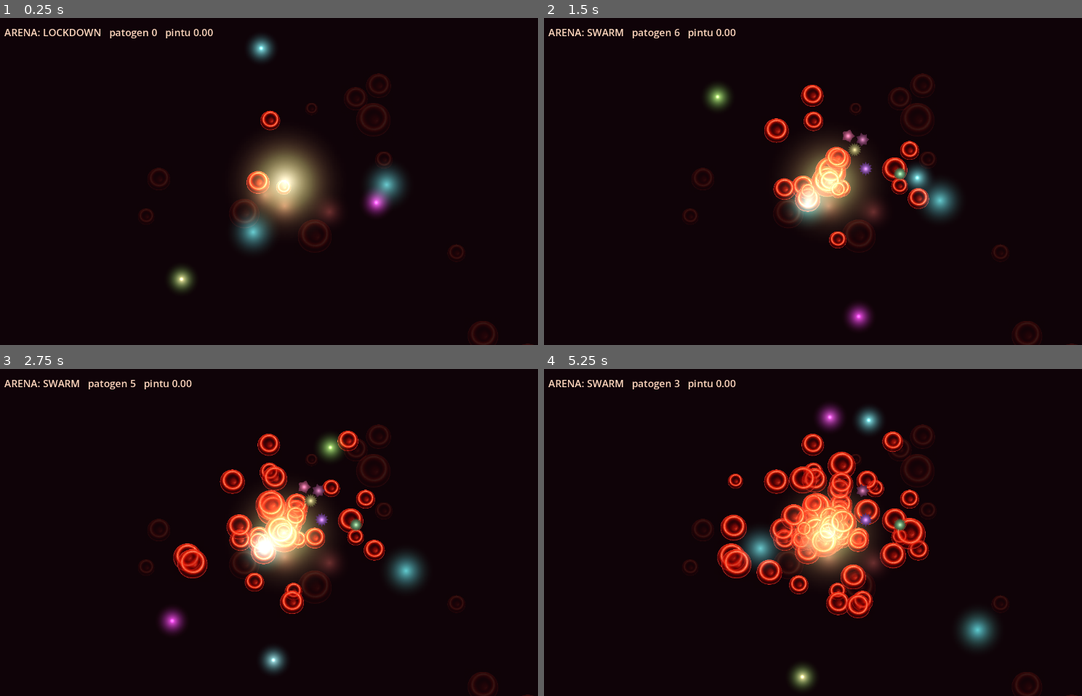
Above: before the commit, frames 1-4 (two rows, left to right).
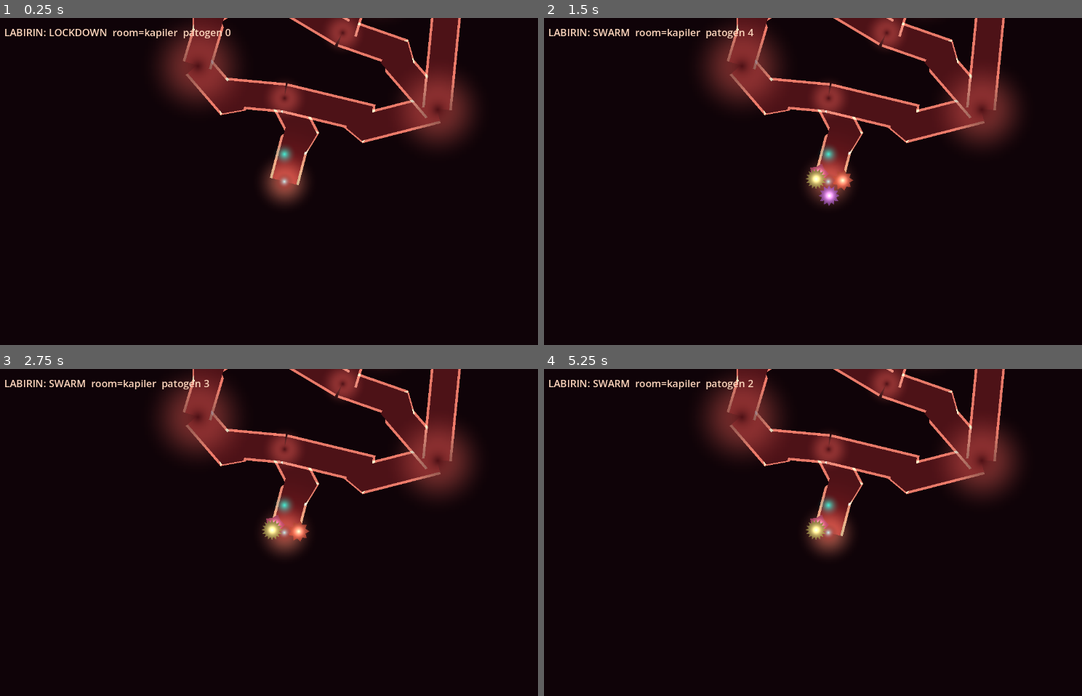
Above: after the commit, the same moments.

Repository: zamadye/Imunverse
Game: Godot game, scene res://arena.tscn
Two runs of this game, one before a commit and one after it. Both use one fixed random seed, a clock stepped at 60 frames per second and the inputs below.
Inputs:
- Up to frame 1 (0.25 s): no input
- Up to frame 2 (1.5 s): no input
- Up to frame 3 (2.75 s): no input
- Up to frame 4 (5.25 s): no input

The runs differ from the first frame. In frame 1, 20% of the frame differs, in the area x 0-99%, y 0-100%; in frame 2, 20%; in frame 3, 22%; in frame 4, 24%.
Error before the commit: Invalid assignment of property or key 'normal_map' with value of type 'ImageTexture' on a base object of type 'CanvasTexture'. (res://arena.gd:74)

Commit message:
PARITY GODOT LABIRIN (increment a): lab_data.gd generated satu sumber, labyrinth_sim.gd (SDF+state per-room+segel parity JS), guard check-7 (kontinuitas route, koridor tertutup, segel menahan, junction aman), arena.gd MODE LAB slice visual (koridor Line2D ber-rim, chamber, segel, patogen berduri, traversal route, kamera follow); snapshot slice regenerasi
Co-authored-by: arena-agent <297053741+arena-agent@users.noreply.github.com>

Diff:
--- a/godot/arena/arena.gd
+++ b/godot/arena/arena.gd
@@ -32,6 +32,14 @@
 		"stretch": [1.5, 0.6, 1.0],
 		"pillars": [{"a": 1.57, "d": 0.20, "len": 380, "wid": 100, "bend": 0.3}],
 	}
+	# MODE LAB (parity labirin lumen JS, increment a): slice visual labirin
+	if LAB_MODE:
+		glow_tex = _radial_texture()
+		_lab_build()
+		_build_post()
+		_lab_camera()
+		_build_label()
+		return
 	sim = SimScript.new(640.0, 5, 74.0, 10.0, shape)
 	glow_tex = _radial_texture()
 	_build_parallax()
@@ -228,7 +236,165 @@
 	cl.add_child(state_label)
 	add_child(cl)
 
+# ================= MODE LAB: parity labirin lumen (JS) =================
+const LAB_MODE := true
+const LabData = preload("res://lab_data.gd")
+const LabSim = preload("res://labyrinth_sim.gd")
+
+var ls: RefCounted = null
+var lab_root: Node2D = null
+var lab_cam: Camera2D = null
+var lab_player: Node2D = null
+var lab_light: PointLight2D = null
+var lab_enemies: Array = []
+var lab_seals: Array = []
+var lab_route_i := 0
+var lab_eat_t := 0.0
+var lab_wait := 0.0
+
+func _lab_build() -> void:
+	ls = LabSim.new()
+	lab_root = Node2D.new()
+	add_child(lab_root)
+	# koridor: rim menyala di belakang lumen gelap (edge glow)
+	for e in LabData.EDGES:
+		var pts: Array = e.pts
+		var rim := Line2D.new()
+		rim.points = pts
+		rim.width = float(e.w) * 2.0 + 14.0
+		rim.default_color = Color(1.0, 0.55, 0.45, 0.85)
+		var m1 := CanvasItemMaterial.new()
+		m1.blend_mode = CanvasItemMaterial.BLEND_MODE_ADD
+		rim.material = m1
+		lab_root.add_child(rim)
+		var lum := Line2D.new()
+		lum.points = pts
+		lum.width = float(e.w) * 2.0
+		lum.default_color = Color(0.30, 0.07, 0.09, 1.0)
+		lab_root.add_child(lum)
+	# chamber: rim + isi gelap
+	for n in LabData.NODES:
+		var rimS := Sprite2D.new()
+		rimS.texture = glow_tex
+		rimS.modulate = Color(1.0, 0.5, 0.42, 0.9)
+		var sc1: float = (float(n.r) + 9.0) * 2.0 / 64.0
+		rimS.scale = Vector2(sc1, sc1)
+		rimS.position = Vector2(n.x, n.y)
+		var m2 := CanvasItemMaterial.new()
+		m2.blend_mode = CanvasItemMaterial.BLEND_MODE_ADD
+		rimS.material = m2
+		lab_root.add_child(rimS)
+		var inS := Sprite2D.new()
+		inS.texture = glow_tex
+		inS.modulate = Color(0.30, 0.06, 0.08, 1.0)
+		var sc2: float = float(n.r) * 2.0 / 64.0
+		inS.scale = Vector2(sc2, sc2)
+		inS.position = Vector2(n.x, n.y)
+		lab_root.add_child(inS)
+	# pemain demo + cahaya
+	lab_player = Node2D.new()
+	var n0: Dictionary = ls.nodes[ls.route[0]]
+	lab_player.position = Vector2(n0.x, n0.y)
+	var pg := Sprite2D.new()
+	pg.texture = glow_tex
+	pg.modulate = Color(0.4, 1.0, 0.85, 1.0)
+	pg.scale = Vector2(0.6, 0.6)
+	lab_player.add_child(pg)
+	add_child(lab_player)
+	lab_light = PointLight2D.new()
+	lab_light.texture = glow_tex
+	lab_light.color = Color(1.0, 0.8, 0.55)
+	lab_light.energy = 1.1
+	lab_light.texture_scale = 6.0
+	add_child(lab_light)
+
+func _lab_camera() -> void:
+	lab_cam = Camera2D.new()
+	lab_cam.zoom = Vector2(0.8, 0.8)
+	add_child(lab_cam)
+	lab_cam.make_current()
+
+func _lab_spawn_enemies() -> void:
+	lab_enemies = []
+	var n: Dictionary = ls.active()
+	var quota: int = int(n.enemies)
+	for i in range(quota):
+		var h := Node2D.new()
+		var ok := false
+		for _try in range(16):
+			var a := randf_range(0, TAU)
+			var rr := randf_range(0.1, 0.62) * float(n.r)
+			var px: float = n.x + cos(a) * rr
+			var py: float = n.y + sin(a) * rr
+			if ls.sdf(px, py) < -16.0:
+				h.position = Vector2(px, py)
+				ok = true
+				break
+		if not ok:
+			h.position = Vector2(n.x, n.y)
+		var fi: int = i % FAM_SPIKES.size()
+		var spike := Polygon2D.new()
+		spike.polygon = _star_points(int(FAM_SPIKES[fi]), 20.0, 29.0)
+		spike.color = FAM_COL[fi].darkened(0.45)
+		h.add_child(spike)
+		_add_glow(h, FAM_COL[fi].lightened(0.3), 0.85)
+		add_child(h)
+		lab_enemies.append(h)
+
+func _lab_process(dt: float) -> void:
+	elapsed += dt
+	# gerak demo sepanjang route; tunggu room OPEN sebelum lanjut
+	var alive := 0
+	for e in lab_enemies:
+		if is_instance_valid(e) and e.visible:
+			alive += 1
+	ls.step(dt, alive)
+	if ls.state == "swarm" and lab_enemies.size() == 0:
+		_lab_spawn_enemies()
+		alive = lab_enemies.size()
+	if ls.state == "swarm":
+		lab_eat_t += dt
+		if lab_eat_t > 1.6:
+			lab_eat_t = 0.0
+			for e in lab_enemies:
+				if is_instance_valid(e) and e.visible:
+					e.visible = false
+					break
+	if ls.state != "swarm":
+		lab_enemies = []
+	# segel katup
+	for sl in lab_seals:
+		if is_instance_valid(sl):
+			sl.queue_free()
+	lab_seals = []
+	for sl in ls.seals():
+		var sp := Sprite2D.new()
+		sp.texture = glow_tex
+		sp.modulate = Color(0.2, 0.8, 0.75, 0.95)
+		sp.scale = Vector2(1.1, 1.1)
+		sp.position = Vector2(sl.x, sl.y)
+		add_child(sp)
+		lab_seals.append(sp)
+	# traversal route
+	var can_move: bool = ls.state == "open" or ls.active().junction
+	if can_move and lab_route_i < ls.route.size() - 1:
+		var tgt: Dictionary = ls.nodes[ls.route[lab_route_i + 1]]
+		var tv := Vector2(tgt.x, tgt.y)
+		var d := tv - lab_player.position
+		if d.length() < 10.0:
+			lab_route_i += 1
+			ls.enter_room(ls.route[lab_route_i])
+		else:
+			lab_player.position += d.normalized() * 90.0 * dt
+	lab_light.position = lab_player.position
+	if lab_cam:
+		lab_cam.position = lab_player.position
+	state_label.text = "LABIRIN: %s  room=%s  patogen %d" % [String(ls.state).to_upper(), String(ls.active_id), alive]
+
 func _process(dt: float) -> void:
+	if LAB_MODE:
+		_lab_process(dt)
+		return
 	elapsed += dt
 	var alive := 0
 	for e in enemies:
--- a/godot/arena/guard.gd
+++ b/godot/arena/guard.gd
@@ -99,5 +99,60 @@
 	if not star_ok:
 		fails += 1
 	probe.free()
+	# 7) PARITY LABIRIN: route kontinu, koridor tertutup, segel menahan, junction aman
+	var LS: Script = load("res://labyrinth_sim.gd")
+	var ls: RefCounted = LS.new()
+	var putus := 0
+	var samp := 0
+	for rid in ls.route:
+		var nd: Dictionary = ls.nodes[rid]
+		if ls.sdf(nd.x, nd.y, false) > -20.0:
+			putus += 1
+		samp += 1
+	for sg in ls.segs:
+		for tt in [0.3, 0.6]:
+			var sx: float = sg.x0 + (sg.x1 - sg.x0) * tt
+			var sy: float = sg.y0 + (sg.y1 - sg.y0) * tt
+			if ls.sdf(sx, sy, false) > -12.0:
+				putus += 1
+			samp += 1
+	print("GUARD PARITY LABIRIN: route+koridor kontinu tak putus (%d/%d sampel): %s" % [putus, samp, "OK" if putus == 0 else "FAIL"])
+	if putus != 0:
+		fails += 1
+	# koridor tertutup: dari tengah koridor, dinding <= 460 di 8 arah
+	var s0: Dictionary = ls.segs[2]
+	var mx: float = (s0.x0 + s0.x1) / 2.0
+	var my: float = (s0.y0 + s0.y1) / 2.0
+	var jauh := 0
+	for k in range(8):
+		var ak: float = float(k) * TAU / 8.0
+		var hit := 1e9
+		var rr := 10.0
+		while rr < 700.0:
+			if ls.sdf(mx + cos(ak) * rr, my + sin(ak) * rr) > 0.0:
+				hit = rr
+				break
+			rr += 10.0
+		if hit > 460.0:
+			jauh += 1
+	print("GUARD PARITY LABIRIN: koridor TERTUTUP (8 arah <= 460): %s (jauh=%d)" % ["OK" if jauh == 0 else "FAIL", jauh])
+	if jauh != 0:
+		fails += 1
+	# segel katup menahan saat lockdown (titik segel di luar lumen playable)
+	var sls: Array = ls.seals()
+	var seal_ok := sls.size() > 0
+	for sl in sls:
+		if ls.sdf(sl.x, sl.y) <= 0.0:
+			seal_ok = false
+	print("GUARD PARITY LABIRIN: SEGEL katup lockdown menutup mulut koridor (%d segel): %s" % [sls.size(), "OK" if seal_ok else "FAIL"])
+	if not seal_ok:
+		fails += 1
+	# junction aman: masuk junction tak memicu lockdown
+	ls.enter_room("j2")
+	var jn_ok: bool = (ls.nodes["j2"].state == "open")
+	print("GUARD PARITY LABIRIN: junction AMAN (state open): %s" % ["OK" if jn_ok else "FAIL"])
+	if not jn_ok:
+		fails += 1
+	ls.free()
 	print("GUARD_TOTAL_FAIL=%d" % fails)
 	quit(1 if fails > 0 else 0)
--- /dev/null
+++ b/godot/arena/lab_data.gd
@@ -0,0 +1,54 @@
+# lab_data.gd — GENERATED oleh tools/godot/gen-lab-gd.mjs dari
+# data/lumen-labyrinth.json. JANGAN edit manual.
+extends RefCounted
+
+const NODES := [
+  { "id": "kapiler", "x": 640.0, "y": 1560.0, "r": 88.0, "junction": false, "enemies": 4, "hazard": "" },
+  { "id": "j1", "x": 640.0, "y": 1330.0, "r": 60.0, "junction": true, "enemies": 0, "hazard": "" },
+  { "id": "usus_halus", "x": 400.0, "y": 1240.0, "r": 160.0, "junction": false, "enemies": 6, "hazard": "mucus" },
+  { "id": "usus_besar", "x": 1060.0, "y": 1360.0, "r": 150.0, "junction": false, "enemies": 6, "hazard": "mucus" },
+  { "id": "j2", "x": 800.0, "y": 1150.0, "r": 60.0, "junction": true, "enemies": 0, "hazard": "" },
+  { "id": "ginjal", "x": 900.0, "y": 1000.0, "r": 140.0, "junction": false, "enemies": 6, "hazard": "" },
+  { "id": "j3", "x": 520.0, "y": 1040.0, "r": 60.0, "junction": true, "enemies": 0, "hazard": "" },
+  { "id": "pankreas", "x": 620.0, "y": 890.0, "r": 120.0, "junction": false, "enemies": 5, "hazard": "" },
+  { "id": "hati", "x": 330.0, "y": 760.0, "r": 150.0, "junction": false, "enemies": 7, "hazard": "bile" },
+  { "id": "aliran_darah", "x": 1180.0, "y": 860.0, "r": 120.0, "junction": false, "enemies": 6, "hazard": "" },
+  { "id": "j4", "x": 860.0, "y": 780.0, "r": 60.0, "junction": true, "enemies": 0, "hazard": "" },
+  { "id": "lambung", "x": 1020.0, "y": 620.0, "r": 150.0, "junction": false, "enemies": 7, "hazard": "acid" },
+  { "id": "j5", "x": 560.0, "y": 640.0, "r": 60.0, "junction": true, "enemies": 0, "hazard": "" },
+  { "id": "limfe", "x": 700.0, "y": 470.0, "r": 110.0, "junction": false, "enemies": 5, "hazard": "" },
+  { "id": "saraf", "x": 250.0, "y": 430.0, "r": 110.0, "junction": false, "enemies": 6, "hazard": "" },
+  { "id": "paru", "x": 430.0, "y": 240.0, "r": 160.0, "junction": false, "enemies": 7, "hazard": "" },
+  { "id": "j6", "x": 640.0, "y": 320.0, "r": 62.0, "junction": true, "enemies": 0, "hazard": "" },
+  { "id": "jantung", "x": 800.0, "y": 180.0, "r": 210.0, "junction": false, "enemies": 10, "hazard": "" },
+  { "id": "goal", "x": 1090.0, "y": 140.0, "r": 82.0, "junction": false, "enemies": 0, "hazard": "" },
+]
+
+const EDGES := [
+  { "a": "kapiler", "b": "j1", "w": 34.0, "pts": [Vector2(640, 1560), Vector2(670, 1445), Vector2(700, 1445), Vector2(640, 1330)] },
+  { "a": "j1", "b": "usus_halus", "w": 34.0, "pts": [Vector2(640, 1330), Vector2(507.7106795444063, 1317.7715212149164), Vector2(495.42135908881255, 1350.5430424298331), Vector2(400, 1240)] },
+  { "a": "j1", "b": "usus_besar", "w": 34.0, "pts": [Vector2(640, 1330), Vector2(847.5063532504232, 1379.9110544940756), Vector2(845.0127065008463, 1414.8221089881515), Vector2(1060, 1360)] },
+  { "a": "usus_halus", "b": "j3", "w": 34.0, "pts": [Vector2(400, 1240), Vector2(434.2752122286237, 1124.565127337174), Vector2(408.55042445724735, 1109.1302546743484), Vector2(520, 1040)] },
+  { "a": "usus_besar", "b": "j2", "w": 34.0, "pts": [Vector2(1060, 1360), Vector2(948.8501132126287, 1231.6617645938884), Vector2(967.7002264252573, 1208.3235291877768), Vector2(800, 1150)] },
+  { "a": "j2", "b": "ginjal", "w": 34.0, "pts": [Vector2(800, 1150), Vector2(827.1186169057092, 1059.745744603806), Vector2(804.2372338114186, 1044.4914892076124), Vector2(900, 1000)] },
+  { "a": "j2", "b": "j3", "w": 34.0, "pts": [Vector2(800, 1150), Vector2(669.1413093105748, 1071.7312126639913), Vector2(678.2826186211497, 1048.4624253279826), Vector2(520, 1040)] },
+  { "a": "j3", "b": "pankreas", "w": 34.0, "pts": [Vector2(520, 1040), Vector2(545.0384911698646, 948.3589941132432), Vector2(520.0769823397294, 931.7179882264862), Vector2(620, 890)] },
+  { "a": "pankreas", "b": "j5", "w": 34.0, "pts": [Vector2(620, 890), Vector2(616.7406508044643, 758.5822438069285), Vector2(643.4813016089284, 752.1644876138572), Vector2(560, 640)] },
+  { "a": "j5", "b": "hati", "w": 34.0, "pts": [Vector2(560, 640), Vector2(460.0333952175881, 728.8140075003773), Vector2(475.0667904351763, 757.6280150007545), Vector2(330, 760)] },
+  { "a": "hati", "b": "saraf", "w": 34.0, "pts": [Vector2(330, 760), Vector2(265.7037473577824, 600.8900006405376), Vector2(241.40749471556478, 606.7800012810752), Vector2(250, 430)] },
+  { "a": "saraf", "b": "paru", "w": 34.0, "pts": [Vector2(250, 430), Vector2(359.96369880741025, 353.91297781754656), Vector2(379.92739761482045, 372.82595563509307), Vector2(430, 240)] },
+  { "a": "paru", "b": "j6", "w": 34.0, "pts": [Vector2(430, 240), Vector2(545.6798598277596, 251.96536795213095), Vector2(556.3597196555193, 223.9307359042619), Vector2(640, 320)] },
+  { "a": "j5", "b": "limfe", "w": 34.0, "pts": [Vector2(560, 640), Vector2(647.3684303013836, 569.3034131893747), Vector2(664.7368606027673, 583.6068263787495), Vector2(700, 470)] },
+  { "a": "limfe", "b": "j6", "w": 34.0, "pts": [Vector2(700, 470), Vector2(649.1092744550816, 403.35629021796734), Vector2(628.2185489101633, 411.7125804359347), Vector2(640, 320)] },
+  { "a": "ginjal", "b": "j4", "w": 34.0, "pts": [Vector2(900, 1000), Vector2(904.5967477524977, 885.5278640450005), Vector2(929.1934955049953, 881.0557280900008), Vector2(860, 780)] },
+  { "a": "j4", "b": "lambung", "w": 34.0, "pts": [Vector2(860, 780), Vector2(920.55456351737, 680.55456351737), Vector2(901.1091270347399, 661.1091270347399), Vector2(1020, 620)] },
+  { "a": "lambung", "b": "j6", "w": 34.0, "pts": [Vector2(1020, 620), Vector2(848.5893286573706, 446.45351703399723), Vector2(867.1786573147413, 422.90703406799446), Vector2(640, 320)] },
+  { "a": "j6", "b": "jantung", "w": 34.0, "pts": [Vector2(640, 320), Vector2(706.8299078426296, 234.94846610586245), Vector2(693.6598156852593, 219.8969322117249), Vector2(800, 180)] },
+  { "a": "jantung", "b": "goal", "w": 34.0, "pts": [Vector2(800, 180), Vector2(948.4159349284258, 184.76552823108688), Vector2(951.8318698568515, 209.53105646217375), Vector2(1090, 140)] },
+  { "a": "ginjal", "b": "aliran_darah", "w": 34.0, "pts": [Vector2(900, 1000), Vector2(1050.062305898749, 950.1246117974981), Vector2(1060.1246117974981, 970.2492235949962), Vector2(1180, 860)] },
+  { "a": "aliran_darah", "b": "lambung", "w": 34.0, "pts": [Vector2(1180, 860), Vector2(1079.198742641554, 753.8675049056308), Vector2(1058.397485283108, 767.7350098112614), Vector2(1020, 620)] },
+  { "a": "usus_besar", "b": "goal", "w": 34.0, "pts": [Vector2(1060, 1360), Vector2(1119.9864009533017, 751.1062229742615), Vector2(1164.9728019066033, 752.212445948523), Vector2(1090, 140)] },
+  { "a": "ginjal", "b": "lambung", "w": 34.0, "pts": [Vector2(900, 1000), Vector2(998.1433066053656, 822.0452547174839), Vector2(1036.2866132107313, 834.0905094349678), Vector2(1020, 620)] },
+]
+
+const ROUTE := ["kapiler", "j1", "j2", "ginjal", "j4", "lambung", "j6", "jantung", "goal"]
--- /dev/null
+++ b/godot/arena/labyrinth_sim.gd
@@ -0,0 +1,109 @@
+# labyrinth_sim.gd — PARITY Godot dari js/systems/lumen-labyrinth.js:
+# SDF union(chamber, kapsul koridor) minus segel katup; state machine per-room
+# LOCKDOWN->SWARM->PURIFIED->OPEN; junction aman. Headless-friendly (guard).
+extends RefCounted
+
+const LabData = preload("res://lab_data.gd")
+
+var nodes := {}
+var segs := []
+var route := []
+var active_id := ""
+var beat := 0.0
+var time := 0.0
+var state := "lockdown"
+
+func _init() -> void:
+	for n in LabData.NODES:
+		nodes[n.id] = {
+			"id": n.id, "x": n.x, "y": n.y, "r": n.r,
+			"junction": n.junction, "enemies": n.enemies, "hazard": n.hazard,
+			"state": "idle", "cleared": false, "t": 0.0,
+		}
+	for e in LabData.EDGES:
+		var pts: Array = e.pts
+		for i in range(pts.size() - 1):
+			segs.append({ "x0": pts[i].x, "y0": pts[i].y, "x1": pts[i + 1].x, "y1": pts[i + 1].y, "w": e.w })
+	route = LabData.ROUTE.duplicate()
+	active_id = route[0]
+	var n0: Dictionary = nodes[active_id]
+	n0.state = "lockdown"
+	state = "lockdown"
+
+func active() -> Dictionary:
+	return nodes[active_id]
+
+func room_at(x: float, y: float) -> String:
+	for n in nodes.values():
+		if Vector2(x - n.x, y - n.y).length() < float(n.r) * 0.92:
+			return n.id
+	return ""
+
+func _seg_d(x: float, y: float, s: Dictionary) -> float:
+	var ax: float = s.x0; var ay: float = s.y0
+	var bx: float = s.x1; var by: float = s.y1
+	var dx: float = bx - ax; var dy: float = by - ay
+	var l2: float = dx * dx + dy * dy
+	if l2 < 1e-6:
+		return Vector2(x - ax, y - ay).length()
+	var t: float = clampf(((x - ax) * dx + (y - ay) * dy) / l2, 0.0, 1.0)
+	return Vector2(x - (ax + dx * t), y - (ay + dy * t)).length()
+
+func seals() -> Array:
+	var out := []
+	var n: Dictionary = active()
+	if n.state != "lockdown" and n.state != "swarm":
+		return out
+	for e in LabData.EDGES:
+		var other := ""
+		if e.a == n.id:
+			other = e.b
+		elif e.b == n.id:
+			other = e.a
+		else:
+			continue
+		var o: Dictionary = nodes[other]
+		var d := Vector2(o.x - n.x, o.y - n.y)
+		if d.length() < 1e-6:
+			continue
+		d = d.normalized()
+		out.append({ "x": n.x + d.x * float(n.r) * 0.86, "y": n.y + d.y * float(n.r) * 0.86, "r": 34.0 })
+	return out
+
+func sdf(x: float, y: float, sealed: bool = true) -> float:
+	var d := 1e9
+	for n in nodes.values():
+		d = minf(d, Vector2(x - n.x, y - n.y).length() - float(n.r))
+	for s in segs:
+		d = minf(d, _seg_d(x, y, s) - float(s.w))
+	if sealed:
+		for sl in seals():
+			d = maxf(d, -(Vector2(x - sl.x, y - sl.y).length() - float(sl.r)))
+	return d
+
+func step(dt: float, alive: int) -> void:
+	time += dt
+	beat = 0.5 + 0.5 * sin(time * (74.0 / 60.0) * TAU)
+	var n: Dictionary = active()
+	n.t = float(n.t) + dt
+	if n.state == "lockdown" and float(n.t) > 1.1:
+		n.state = "swarm"; n.t = 0.0
+	elif n.state == "swarm":
+		if alive == 0 and float(n.t) > 0.6:
+			n.state = "purified"; n.t = 0.0; n.cleared = true
+	elif n.state == "purified":
+		if float(n.t) > 1.2:
+			n.state = "open"; n.t = 0.0
+	state = n.state
+
+func enter_room(id: String) -> void:
+	if id == "" or id == active_id:
+		return
+	active_id = id
+	var n: Dictionary = nodes[id]
+	if n.state == "idle":
+		if n.junction:
+			n.state = "open"; n.cleared = true
+		else:
+			n.state = "lockdown"; n.t = 0.0
+	state = n.state
Not shown, changed: docs/vision-snapshot/godot-arena-1.jpg
Not shown, changed: docs/vision-snapshot/godot-arena-2.jpg
